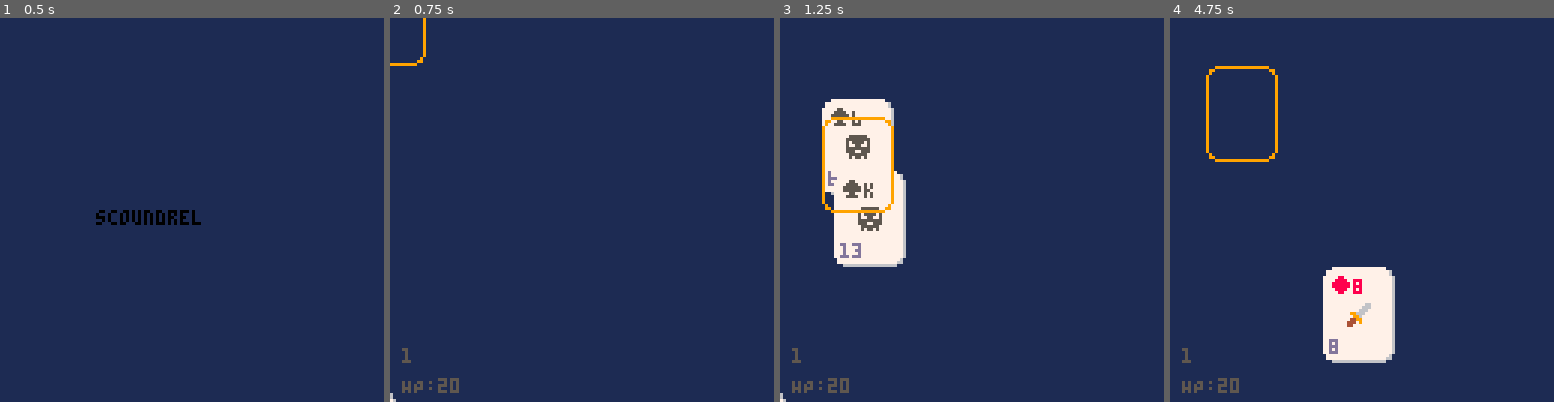
Above: before the commit, frames 1-4 (left to right).
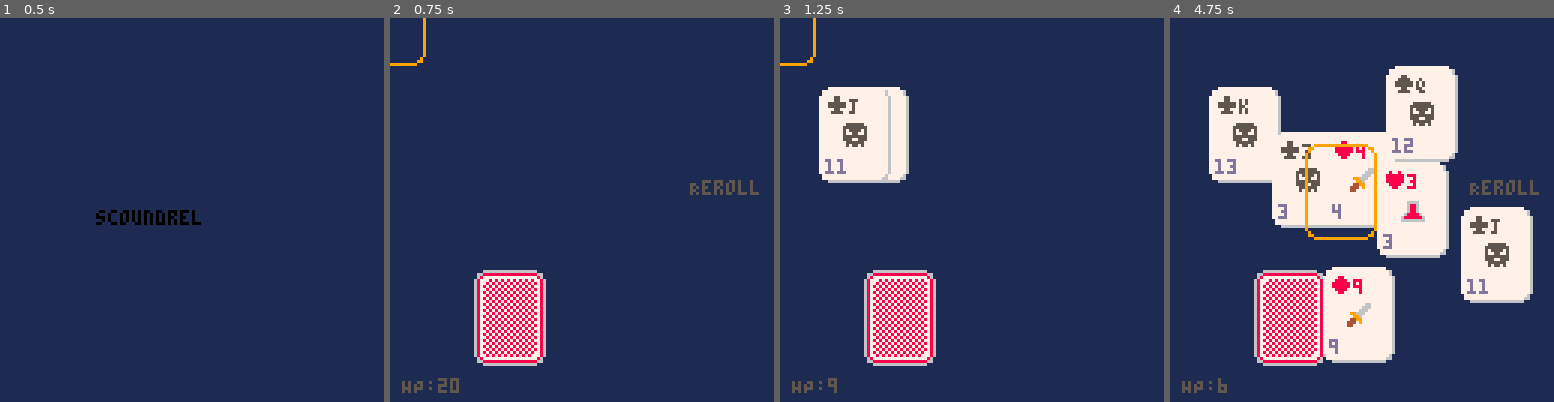
Above: after the commit, the same moments.

Repository: chrispane11/scoundrel
Game: PICO-8 cartridge scoundrel.p8
The game is run twice, just before and just after one commit, with the same random seed, the same clock (stepped at 60 frames per second) and the same inputs.
Inputs:
- Up to frame 1 (0.5 s): tap X (X key) at 0.33 s
- Up to frame 2 (0.75 s): tap O (Z key) at 0.7 s
- Up to frame 3 (1.25 s): tap X (X key) at 1.07 s
- Up to frame 4 (4.75 s): hold Right 1.6-2.1 s; tap O (Z key) every 0.4 s from 1.7 to 4.5 s; tap X (X key) at 1.85, 2.97, 4.08 s; hold Up 2.15-2.42 s; hold Right 2.47-3.03 s; hold Left 3.08-3.58 s; hold Down 3.63-3.97 s; hold Right 4.02-4.68 s; hold Up from 4.73 s (still down)

Frame 1 is identical in both runs. In frame 2, 5.0% of the frame differs, in the area x 0-97%, y 42-100%; in frame 3, 12%; in frame 4, 30%, in the area x 3-97%, y 12-98%.

Commit message:
More improvements

Diff:
--- a/helpers.lua
+++ b/helpers.lua
@@ -1,6 +1,14 @@
 L, R, U, D, O, X = 0, 1, 2, 3, 4, 5
 function lerp(a, b, t) return a + (b - a) * t end
 function vec2(x,y) return { x=x or 0, y=y or 0 } end
+
+function shuffle(t)
+  for i = #t, 2, -1 do
+    local j = flr(rnd(i)) + 1
+    t[i], t[j] = t[j], t[i] -- swap elements
+  end
+end
+
 
 function center_spr(x, y, spr_w, spr_h)
     local w, h = spr_w * 8, spr_h * 8
--- a/main.lua
+++ b/main.lua
@@ -19,13 +19,15 @@
     c = black,
 }
 
-started = false
 cards = {}
 health = 20
 dungeon = {}
+discards = {}
 selected_index = 1
+reroll_selected = false
 
 weapon_card = nil
+kills = {}
 
 cursor_x = 0
 cursor_y = 0
@@ -35,16 +37,18 @@
 function render_card(card)
     local x, y = card.current_x, card.current_y
     local tl_x, tl_y = center_spr(x, y, 3, 4)
-    spr(1, tl_x, tl_y, 3, 4)
-
-    spr(suit_spr[card.suit], tl_x + 2, tl_y + 2 )
-
-    local icon_tl_x, icon_tl_y = center_spr(x, y, 1, 1)
-    spr(type_spr[card:type()], icon_tl_x, icon_tl_y)
-
-    print(card.rank, tl_x + 10, tl_y + 4, suit_color[card.suit])
-
-    print(card.value, tl_x + 2, tl_y + 4 * 8 - 8, 13)
+    spr(card.face_down and 64 or 1, tl_x, tl_y, 3, 4)
+
+    if (not card.face_down) then
+        spr(suit_spr[card.suit], tl_x + 2, tl_y + 2 )
+
+        local icon_tl_x, icon_tl_y = center_spr(x, y, 1, 1)
+        spr(type_spr[card:type()], icon_tl_x, icon_tl_y)
+
+        print(card.rank, tl_x + 10, tl_y + 4, suit_color[card.suit])
+
+        print(card.value, tl_x + 2, tl_y + 4 * 8 - 8, 13)
+    end
 end
 
 function render_cursor()
@@ -54,9 +58,9 @@
 end
 
 function draw_card()
-    local i = flr(rnd(#cards)) + 1
-    local card = cards[i]
-    deli(cards, i)
+    local card = cards[count(cards)]
+    card.face_down = false
+    deli(cards, count(cards))
     return card
 end
 
@@ -65,27 +69,43 @@
 end
 
 function equip_weapon(card)
+    if weapon_card then
+        add_to_discard(weapon_card)
+        for i,card in ipairs(kills) do
+            card.delay = i * 2
+            add_to_discard(card)
+        end
+    end
+
     weapon_card = card
+    kills = {}
+
 end
 
 function create_dungeon()
     for i = 1,4 do
         local card = draw_card()
-        card.current_x = -10
-        card.current_y = 140
         card.delay = (i - 1) * 5
         add(dungeon, card)
     end
 end
 
+potion_used = false
+rerolled_recently = false
 function refresh_dungeon()
     for i = 1,3 do
         local card = draw_card()
-        card.current_x = -10
-        card.current_y = 140
         card.delay = (i - 1) * 5
-        add(dungeon, card)
-    end
+        add(dungeon, card, 1)
+    end
+    potion_used = false
+    rerolled_recently = false
+end
+
+function add_to_discard(card)
+    add(discards, card)
+    card.target_x = 110
+    card.target_y = 80
 end
 
 function _init()
@@ -102,122 +122,226 @@
             if (suit == 'd' or suit == 'h') and (rank == 'a' or rank == 'j' or rank == 'q' or rank == 'k') then
                 return
             end
-            add(cards, Card:new(rank, suit))
+            local card = Card:new(rank, suit)
+            card.current_x = 40
+            card.current_y = 100
+            card.target_x = 40
+            card.target_y = 100
+            card.face_down = true
+            add(cards, card)
         end)
     end)
-end
-
-states = {
-    menu = {
-        update = function ()
-            print("scoundrel", 32, 64, 0)
-        end,
-        draw = function ()
-
-        end
-    },
-    'dungeon',
-    'dungeon-menu'
-}
-state = 'menu'
-
-function _update ()
-    if (btn(O) and not started) then
-        create_dungeon()
-        state = 'dungeon'
-        started = true
-        return
-    end
-
-    if (btnp(L)) then
-        if (selected_index - 1 < 1) then
-             selected_index = count(dungeon)
+    shuffle(cards)
+end
+
+function remove_selected_from_dungeon()
+    deli(dungeon, selected_index)
+    selected_index = selected_index - 1 < 1 and 1 or selected_index - 1
+end
+
+function reroll_dungeon()
+    for i, card in ipairs(dungeon) do
+        card.target_x = 40
+        card.target_y = 100
+        card.delay = (i - 1) * 2
+        card.face_down = true
+        add(cards, card, 1)
+    end
+
+    dungeon = {}
+    create_dungeon()
+
+    reroll_selected = false
+    rerolled_recently = true
+end
+
+attack_mode_data = {
+    is_choosing = false,
+    card = nil,
+    choice_index = 1,
+    choices = {'weapon', 'barehand', 'cancel'}
+}
+
+current_state = 'menu'
+menu_state = {
+    update = function ()
+        if btn(O) then
+            create_dungeon()
+            current_state = 'dungeon'
+        end
+    end,
+    draw = function ()
+        print("scoundrel", 32, 64, 0)
+    end
+}
+dungeon_state = {
+    update = function ()
+        local card = dungeon[selected_index]
+        if (attack_mode_data.is_choosing) then
+            local i = attack_mode_data.choice_index
+            if (btnp(⬇️)) then
+                attack_mode_data.choice_index = (i + 1 > count(attack_mode_data.choices)) and 1 or i + 1
+            elseif (btnp(⬆️)) then
+                attack_mode_data.choice_index = (i - 1 < 1) and count(attack_mode_data.choices) or i - 1
+            end
+            if (btnp(❎)) then
+                local choice = attack_mode_data.choices[attack_mode_data.choice_index]
+                if (choice == 'weapon') then
+                    health -= max(attack_mode_data.card.value - weapon_card.value, 0)
+                    add(kills, attack_mode_data.card)
+
+                    remove_selected_from_dungeon()
+                elseif (choice == 'barehand') then
+                    local damage = card.value
+                    health -= damage
+
+                    add_to_discard(card)
+                    remove_selected_from_dungeon()
+                end
+                attack_mode_data.is_choosing = false
+            end
         else
-            selected_index -= 1
-        end
-    end
-
-    if (btnp(R)) then
-        if (selected_index + 1 > count(dungeon)) then
-             selected_index = 1
-        else
-            selected_index += 1
-        end
-    end
-
-    local card = dungeon[selected_index]
-    if (card) then
+            if (btnp(⬅️)) then
+                selected_index = (selected_index - 1 < 1) and count(dungeon) or selected_index - 1
+            end
+
+            if (btnp(➡️)) then
+                selected_index = (selected_index + 1 > count(dungeon)) and 1 or selected_index + 1
+            end
+
+            if (btnp(⬇️)) then
+                reroll_selected = true
+            end
+            if (btnp(⬆️)) then
+                reroll_selected = false
+            end
+            reroll_selected = reroll_selected and not rerolled_recently and count(dungeon) == 4
+
+            if (btnp(❎) and card and not reroll_selected) then
+                local type = card:type()
+                if (type == 'weapon') then
+                    equip_weapon(card)
+
+                    remove_selected_from_dungeon()
+                elseif (type == 'potion') then
+                    if not potion_used then
+                        health = min(health + card.value, 20)
+                    end
+
+                    -- update dungeon
+                    add_to_discard(card)
+                    remove_selected_from_dungeon()
+
+                    potion_used = true
+                else
+                    local can_use_weapon = weapon_card and (count(kills) == 0 or kills[count(kills)].value > card.value)
+                    if can_use_weapon then
+                        attack_mode_data.is_choosing = true
+                        attack_mode_data.card = card
+                        attack_mode_data.choice_index = 1
+                    else
+                        local damage = card.value
+                        health -= damage
+
+                        add_to_discard(card)
+                        remove_selected_from_dungeon()
+                    end
+
+                end
+            elseif (btnp(❎) and reroll_selected) then
+                reroll_dungeon()
+            end
+
+        end
+
+        if (count(dungeon) == 1) then
+            refresh_dungeon()
+        end
+
+        for i, card in ipairs(dungeon) do
+            if not card then return end
+            if (card.delay > 0) then
+                card.delay -= 1
+                i += 1
+                return
+            end
+            local target_x, target_y = get_card_slot_position(i)
+            card.current_x = lerp(card.current_x, target_x, 0.2)
+            card.current_y = lerp(card.current_y, target_y, 0.2)
+        end
+
         cursor_target_x = card.current_x
         cursor_target_y = card.current_y
-    end
-
-    if (btnp(X) and card) then
-        local type = card:type()
-        if (type == 'weapon') then
-            equip_weapon(card)
-
-            deli(dungeon, selected_index)
-            selected_index = 1
-        elseif (type == 'potion') then
-            health = min(health + card.value, 20)
-
-            -- update dungeon
-            deli(dungeon, selected_index)
-            selected_index = 1
-        else
-            local damage = card.value
-
-            --
-            deli(dungeon, selected_index)
-            selected_index = 1
-        end
-    end
-
-    local i = 1
-    foreach(dungeon, function (card)
-        if not card then return end
-        if (card.delay > 0) then
-            card.delay -= 1
-            i += 1
-            return
-        end
-        local target_x, target_y = get_card_slot_position(i)
-        card.current_x = lerp(card.current_x, target_x, 0.2)
-        card.current_y = lerp(card.current_y, target_y, 0.2)
-        i += 1
-    end)
-
-    cursor_x = lerp(cursor_x, cursor_target_x, 0.5)
-    cursor_y = lerp(cursor_y, cursor_target_y, 0.5)
-    -- snap if needed (looks better)
-    if (abs(cursor_x - cursor_target_x) < 0.15) then cursor_x = cursor_target_x end
-    if (abs(cursor_y - cursor_target_y) < 0.15) then cursor_y = cursor_target_y end
-
-    if (weapon_card) then
-        weapon_card.current_x = lerp(weapon_card.current_x, 64, 0.2)
-        weapon_card.current_y = lerp(weapon_card.current_y, 100, 0.2)
-    end
+
+        cursor_x = lerp(cursor_x, cursor_target_x, 0.5)
+        cursor_y = lerp(cursor_y, cursor_target_y, 0.5)
+        -- snap if needed (looks better)
+        if (abs(cursor_x - cursor_target_x) < 0.15) then cursor_x = cursor_target_x end
+        if (abs(cursor_y - cursor_target_y) < 0.15) then cursor_y = cursor_target_y end
+
+        if (weapon_card) then
+            weapon_card.current_x = lerp(weapon_card.current_x, 64, 0.2)
+            weapon_card.current_y = lerp(weapon_card.current_y, 100, 0.2)
+        end
+        for i, kill in ipairs(kills) do
+            kill.current_x = lerp(kill.current_x, weapon_card.current_x, 0.2)
+            kill.current_y = lerp(kill.current_y, weapon_card.current_y + 10, 0.2)
+        end
+        foreach(discards, function (card)
+            if (card.delay > 0) then
+                card.delay -= 1
+                return
+            end
+            card.current_x = lerp(card.current_x, card.target_x, 0.2)
+            card.current_y = lerp(card.current_y, card.target_y, 0.2)
+        end)
+        foreach(cards, function (card)
+            if (card.delay > 0) then
+                card.delay -= 1
+                return
+            end
+            card.current_x = lerp(card.current_x, card.target_x, 0.2)
+            card.current_y = lerp(card.current_y, card.target_y, 0.2)
+        end)
+    end,
+    draw = function ()
+        foreach(dungeon, render_card)
+        foreach(discards, render_card)
+        foreach(cards, render_card)
+
+        if (weapon_card) then
+            render_card(weapon_card)
+            foreach(kills, render_card)
+        end
+
+        if not reroll_selected then
+            render_cursor()
+        end
+
+        if not rerolled_recently and count(dungeon) == 4 then
+            print("Reroll", 100, 54, reroll_selected and 9 or 5)
+        end
+
+        if (attack_mode_data.is_choosing) then
+            print("Use weapon?", 56, 60, attack_mode_data.choices[attack_mode_data.choice_index] == 'weapon' and 9 or 5)
+            print("Use barehand?", 56, 68, attack_mode_data.choices[attack_mode_data.choice_index] == 'barehand' and 9 or 5)
+            print("Cancel", 56, 76, attack_mode_data.choices[attack_mode_data.choice_index] == 'cancel' and 9 or 5)
+        end
+
+        print("HP:"..health, 4, 120, 5)
+    end
+}
+states = {
+    menu = menu_state,
+    dungeon = dungeon_state,
+}
+
+function _update ()
+    states[current_state].update()
 end
 
 
 function _draw()
     cls(1)
-    if not started then
-        print("scoundrel", 32, 64, 0)
-        return
-    end
-
-    if (count(dungeon) > 0) then
-        local i = 1
-        foreach(dungeon, render_card)
-    end
-
-    if (weapon_card) then
-        render_card(weapon_card)
-    end
-
-    render_cursor()
-
-    print("HP:"..health, 4, 120, 5)
-    print(''..selected_index, 4, 110, 5)
-end
+    states[current_state].draw()
+end
Not shown, changed: 33 lines of the sprite sheet (__gfx__) section of scoundrel.p8
Not shown, changed: the thumbnail (__label__) section of scoundrel.p8
Not shown, changed: the sound effects (__sfx__) section of scoundrel.p8
